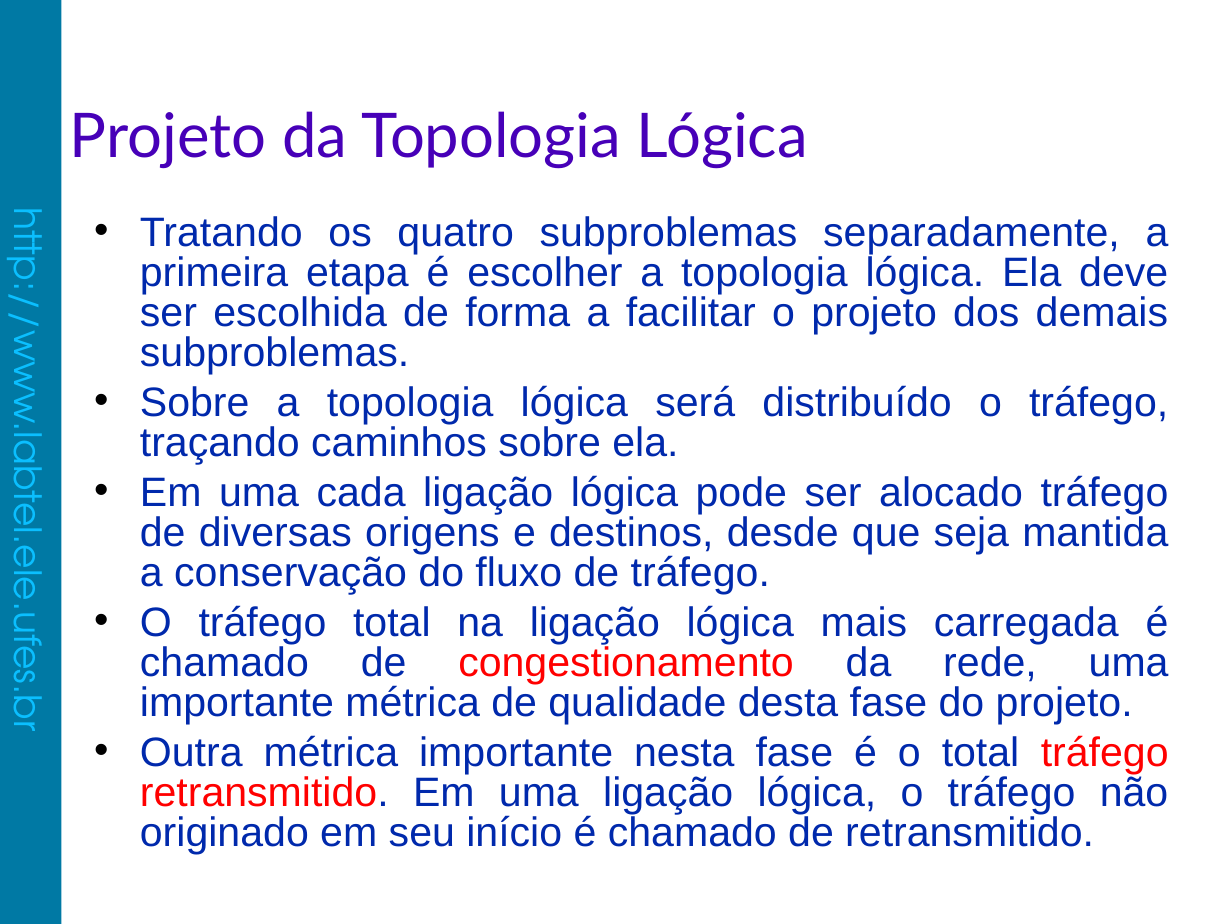
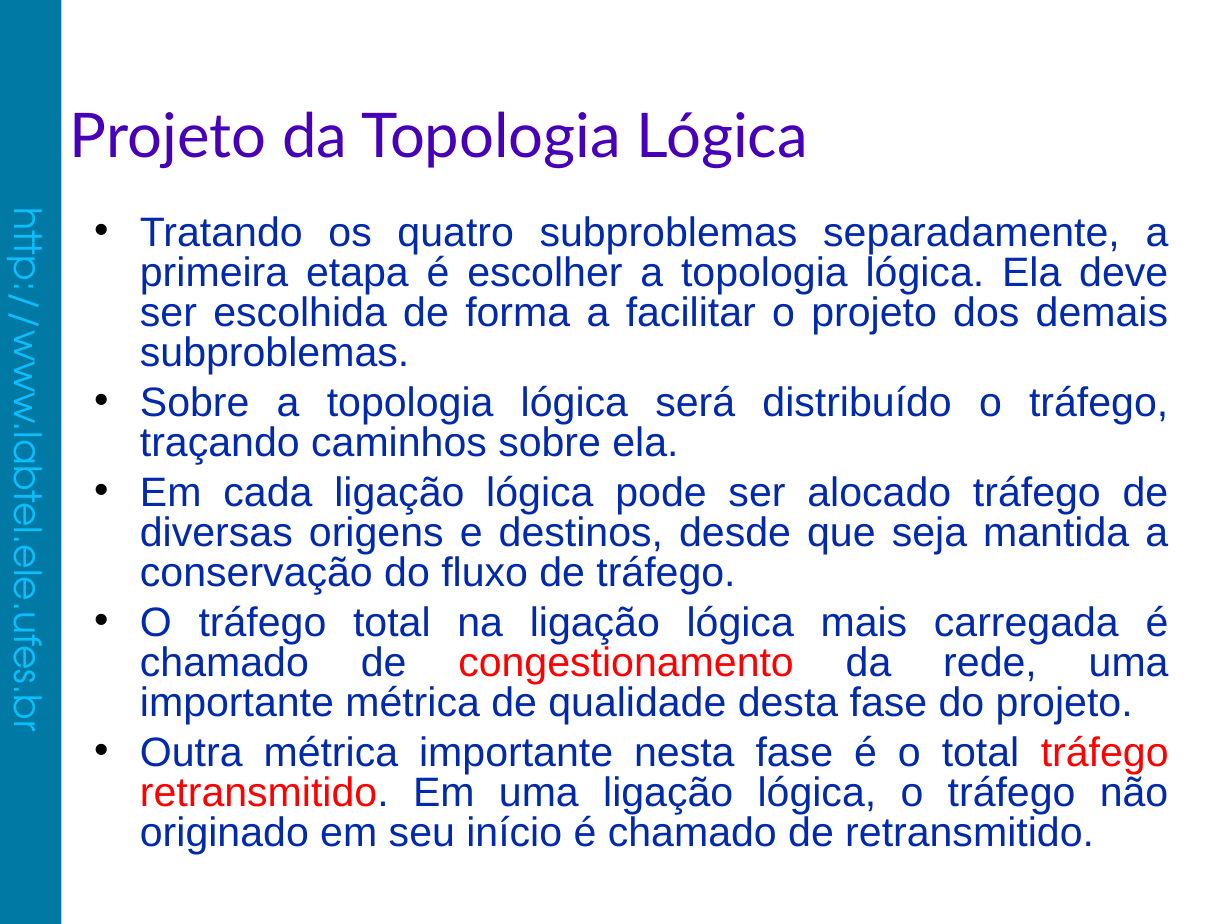
Before and after one commit to fabiolimath/twa, a slide deck: slide 11 of dissertacao/apresentacao/FabioLima-Apresentacao.odp. Drawn at 1232x924 pixels with LibreOffice and Linux fonts; fonts in the diff are those of the drawing; background and template pictures are left out. Boxes give left, top, right and bottom in pixels: in the first picture for what was removed or moved away, otherwise in the second. Text is boxed around its words. In the diff, an @@ line names an element or a change of style, - is before the commit and + after.

```diff
--- a/dissertacao/apresentacao/FabioLima-Apresentacao.odp
+++ b/dissertacao/apresentacao/FabioLima-Apresentacao.odp
@@ text at (x1=140, y1=475, x2=1169, y2=594): text changed @@
-• Em uma cada ligação lógica pode ser alocado tráfego de diversas origens e destinos, desde que seja mantida a conservação do fluxo de tráfego.
+• Em cada ligação lógica pode ser alocado tráfego de diversas origens e destinos, desde que seja mantida a conservação do fluxo de tráfego.
```
Also in this commit, not shown: 9 other slides changed, 1 other file.
